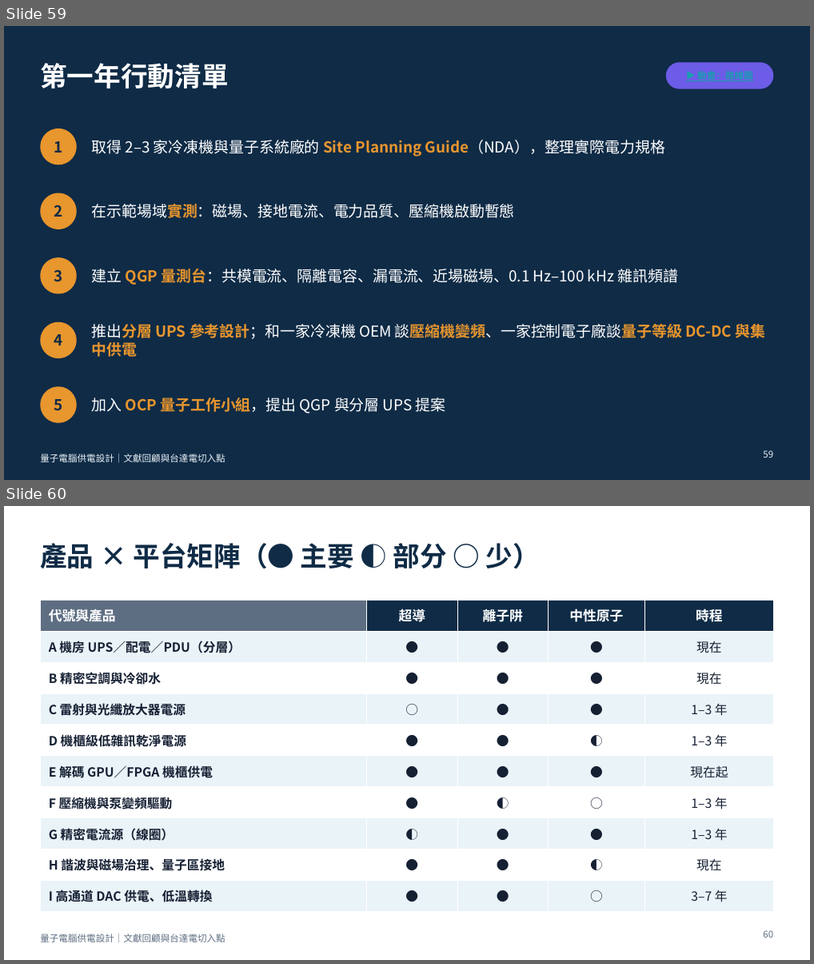
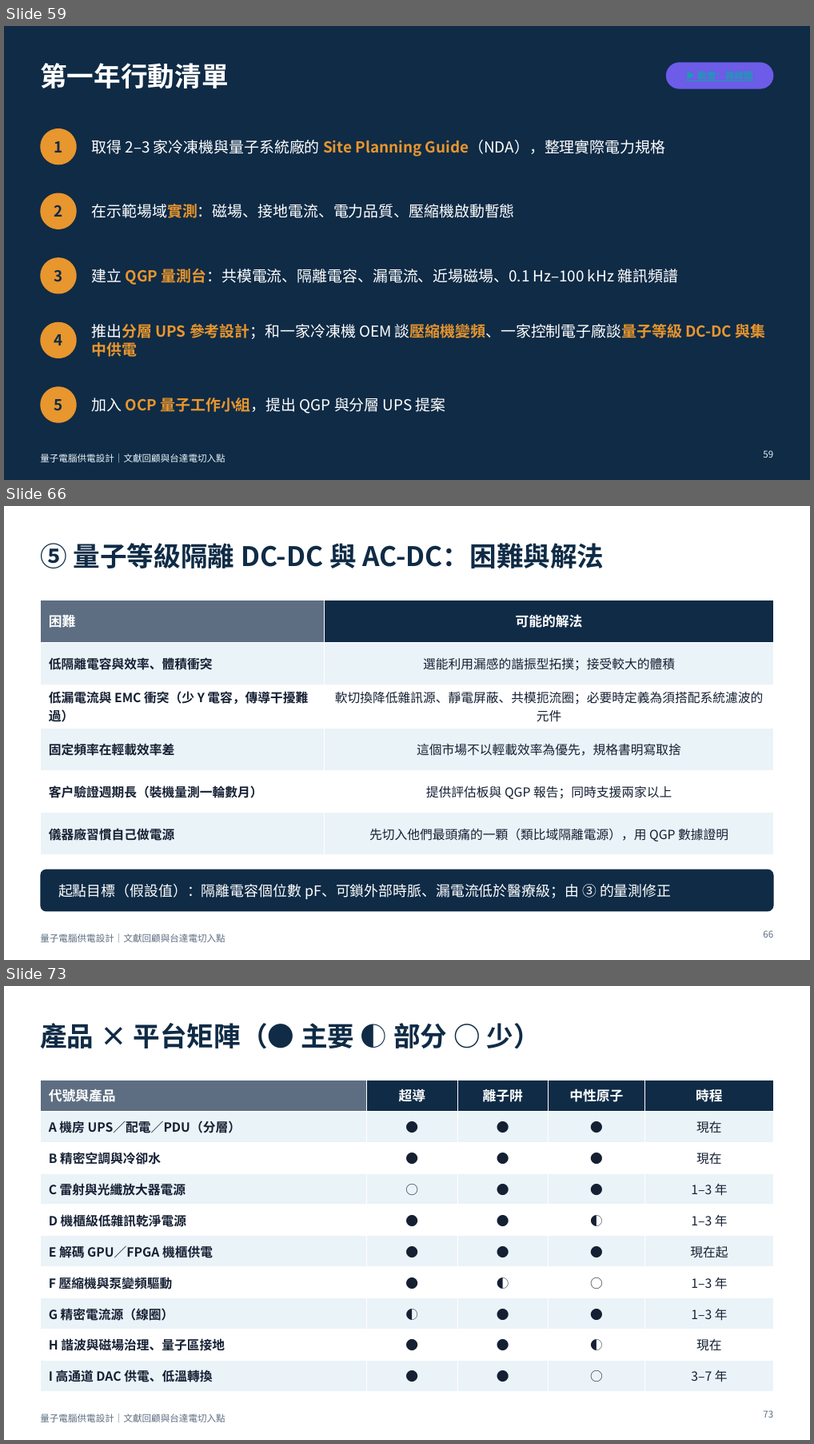
Before and after one commit to pcpcchen-coder/QuantumComputing, a slide deck: slides/output/qc-power-supply-delta.pptx. Shown one above the other, each under a label of ours: slides 59 and 60 before the commit, slides 59, 66 and 73 after it; the slides between them are not shown. The pictures are 814x964 and 814x1444 pixels, drawn with LibreOffice and Linux fonts; fonts in the diff are those of the drawing. Boxes give left, top, right and bottom in pixels: in the first picture for what was removed or moved away, otherwise in the second. Text is boxed around its words. In the diff, an @@ line names an element or a change of style, - is before the commit and + after.

```diff
--- a/slides/output/qc-power-supply-delta.pptx
+++ b/slides/output/qc-power-supply-delta.pptx
@@ slide 66 added at (x1=4, y1=506, x2=810, y2=960), background #FFFFFF; not listed: 1 template element that a slide beside it also shows @@
@@ title added at (x1=40, y1=543, x2=604, y2=568), 32 pt, text #0F2B46, bold @@
+⑤ 量子等級隔離 DC-DC 與 AC-DC：困難與解法
@@ table added at (x1=40, y1=600, x2=774, y2=844), 6 rows, 2 columns @@
+困難 | 可能的解法
+低隔離電容與效率、體積衝突 | 選能利用漏感的諧振型拓撲；接受較大的體積
+低漏電流與 EMC 衝突（少 Y 電容，傳導干擾難過） | 軟切換降低雜訊源、靜電屏蔽、共模扼流圈；必要時定義為須搭配系統濾波的元件
+固定頻率在輕載效率差 | 這個市場不以輕載效率為優先，規格書明寫取捨
+客戶驗證週期長（裝機量測一輪數月） | 提供評估板與 QGP 報告；同時支援兩家以上
+儀器廠習慣自己做電源 | 先切入他們最頭痛的一顆（類比域隔離電源），用 QGP 數據證明
@@ rounded rectangle added at (x1=40, y1=869, x2=774, y2=912), fill #0F2B46 @@
@@ text added at (x1=58, y1=884, x2=671, y2=899), 17 pt, text #FFFFFF @@
+起點目標（假設值）：隔離電容個位數 pF、可鎖外部時脈、漏電流低於醫療級；由 ③ 的量測修正
@@ page number added at (x1=763, y1=930, x2=774, y2=937), 11 pt, text #5E6E82 @@
+66
@@ what was slide 60 is now slide 73 @@
@@ page number at (x1=763, y1=1410, x2=774, y2=1417): text changed @@
-60
+73
```
Also in this commit, not shown: 12 other slides added, 5 other files.
